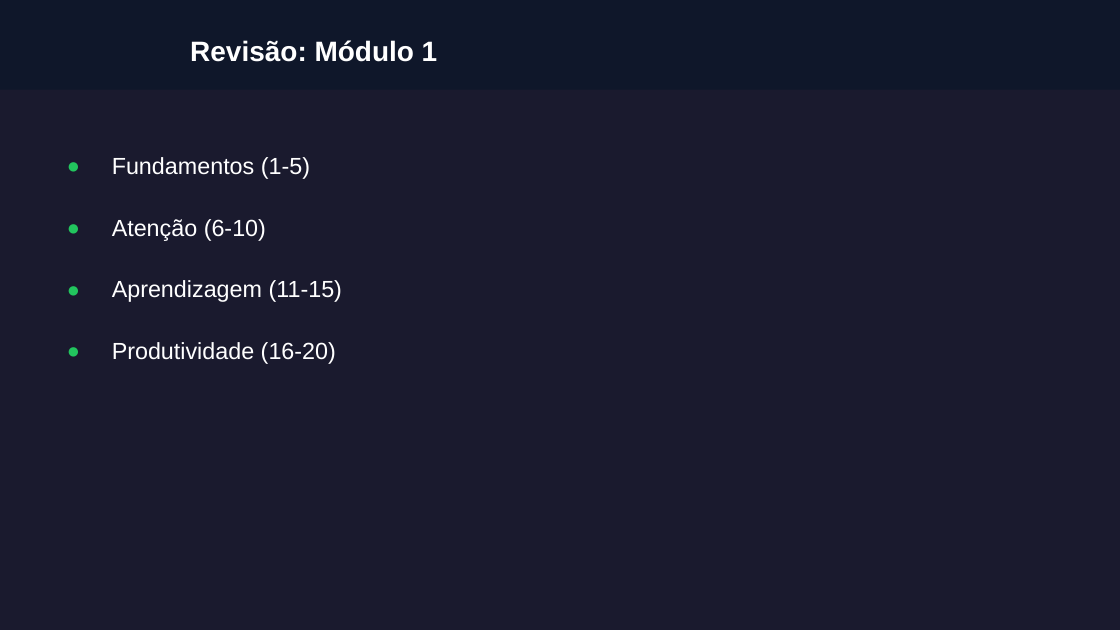
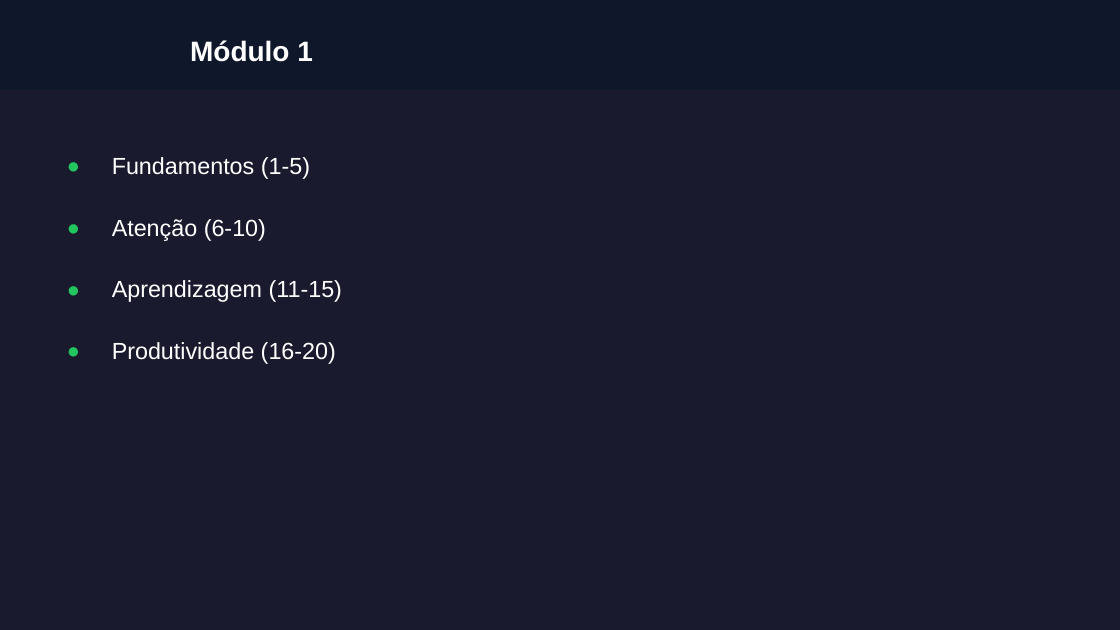
Before and after one commit to almirmeira/educa-com-talento, a slide deck: slide 3 of apresentacoes/foco-produtividade/aula-30-encerramento.pptx. Drawn at 1120x630 pixels with LibreOffice and Linux fonts; fonts in the diff are those of the drawing; grey boxes stand for pictures; background and template pictures are left out. Boxes give left, top, right and bottom in pixels: in the first picture for what was removed or moved away, otherwise in the second. Text is boxed around its words. In the diff, an @@ line names an element or a change of style, - is before the commit and + after.

```diff
--- a/apresentacoes/foco-produtividade/aula-30-encerramento.pptx
+++ b/apresentacoes/foco-produtividade/aula-30-encerramento.pptx
@@ text at (x1=190, y1=40, x2=313, y2=62): text changed @@
-Revisão: Módulo 1
+Módulo 1
```
Also in this commit, not shown: 7 other slides changed, 27 other files.
